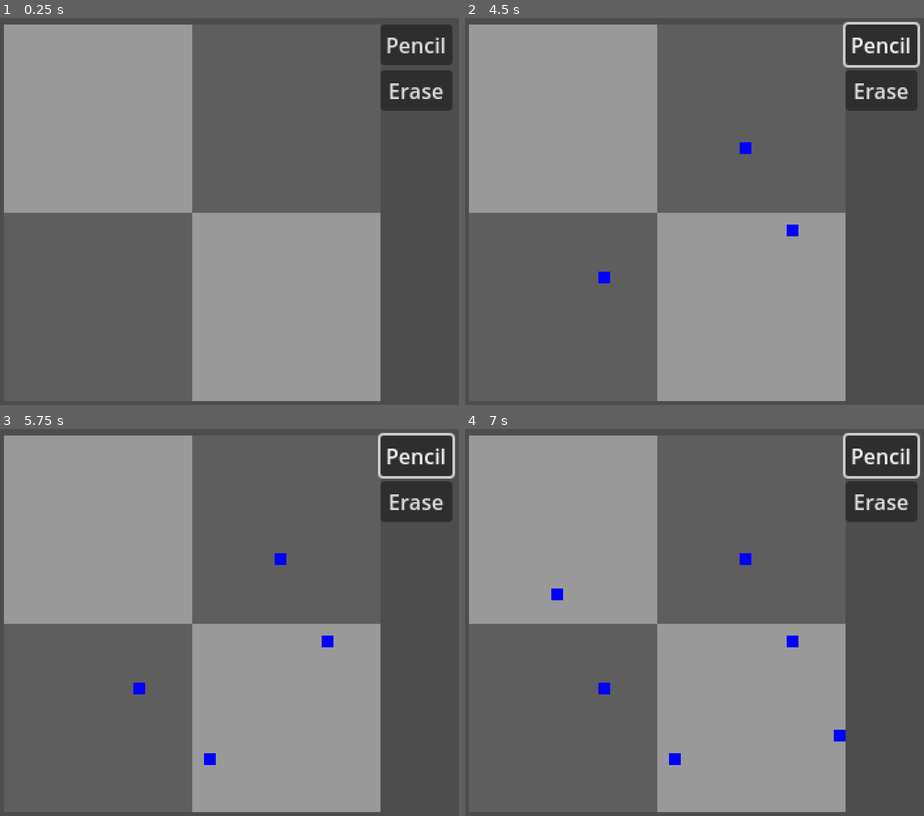
Above: before the commit, frames 1-4 (two rows, left to right).
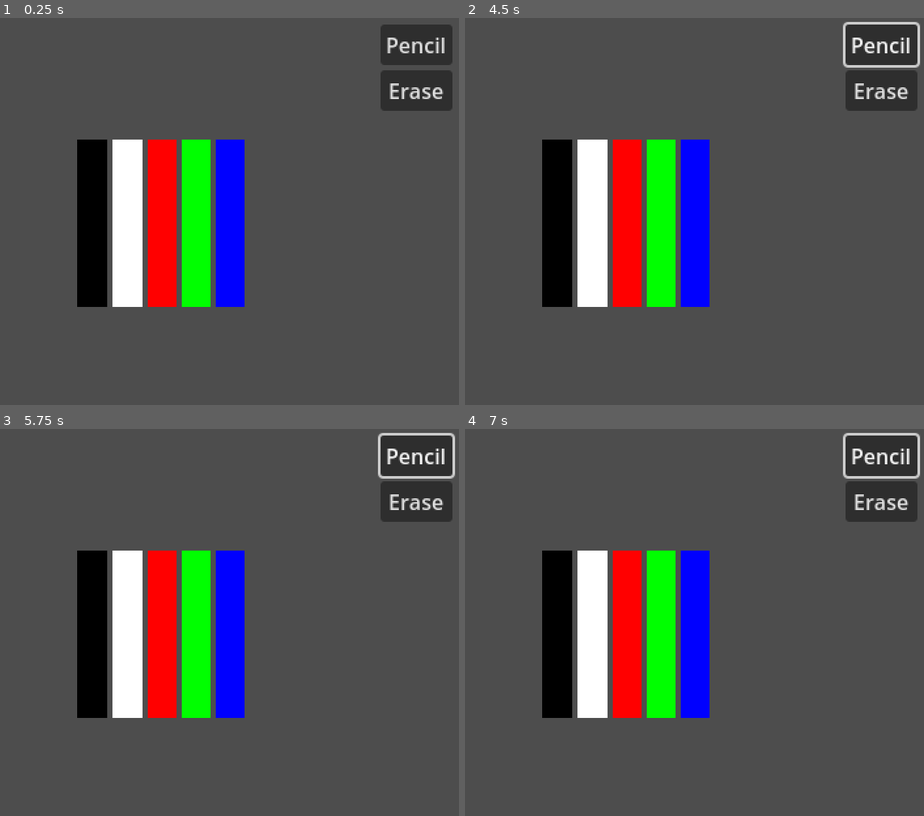
Above: after the commit, the same moments.

Repository: kennethbchen/Fireworkshop-Game
Game: Godot game, scene res://main.tscn
The game is run twice, just before and just after one commit, with the same random seed, the same clock (stepped at 60 frames per second) and the same inputs.
Inputs (mouse positions are in pixels of both pictures, inside the frame that each line leads up to):
- Up to frame 1 (0.25 s): no input
- Up to frame 2 (4.5 s): click "Pencil" at 0.5 s; click "Pencil" at 1.25 s; click "Pencil" at 2 s; tap Enter at 2.75, 4.25 s; move the mouse to (795, 226) at 2.77 s; click (795, 226) at 2.92 s; tap Space at 3.5 s; move the mouse to (598, 273) at 3.52 s; click (598, 273) at 3.67 s; move the mouse to (740, 145) at 4.27 s; click (740, 145) at 4.42 s
- Up to frame 3 (5.75 s): tap Space at 5 s; move the mouse to (206, 754) at 5.02 s; click (206, 754) at 5.17 s
- Up to frame 4 (7 s): tap Enter at 5.75 s; move the mouse to (836, 730) at 5.77 s; click (836, 730) at 5.92 s; tap Space at 6.5 s; move the mouse to (552, 591) at 6.52 s; click (552, 591) at 6.67 s

The runs differ from the first frame. In frame 1, 47% of the frame differs, in the area x 0-83%, y 1-99%; in frame 2, 47%; in frame 3, 47%; in frame 4, 47%.

Commit message:
Started implementing swatch picker

Diff:
--- a/main.tscn
+++ b/main.tscn
@@ -1,10 +1,11 @@
-[gd_scene load_steps=8 format=3 uid="uid://i7vtjolmol5c"]
+[gd_scene load_steps=9 format=3 uid="uid://i7vtjolmol5c"]
 
 [ext_resource type="Script" path="res://scripts/debug_commands.gd" id="1_255dg"]
 [ext_resource type="Script" path="res://scripts/player_controls.gd" id="2_3u3oc"]
 [ext_resource type="Script" path="res://scripts/frame.gd" id="3_c1rli"]
 [ext_resource type="Script" path="res://scripts/tools/pencil_tool.gd" id="3_ovh5a"]
 [ext_resource type="Script" path="res://scripts/tools/eraser_tool.gd" id="4_x4p8e"]
+[ext_resource type="Script" path="res://scripts/swatch_picker.gd" id="6_f3tm5"]
 
 [sub_resource type="StyleBoxFlat" id="StyleBoxFlat_h6s55"]
 
@@ -33,6 +34,24 @@
 
 [node name="CanvasLayer" type="CanvasLayer" parent="."]
 
+[node name="Control" type="Control" parent="CanvasLayer"]
+layout_mode = 3
+anchors_preset = 0
+offset_left = 64.0
+offset_top = 96.0
+offset_right = 104.0
+offset_bottom = 136.0
+
+[node name="SwatchPicker" type="GridContainer" parent="CanvasLayer/Control"]
+offset_right = 128.0
+offset_bottom = 128.0
+size_flags_horizontal = 3
+size_flags_vertical = 3
+size_flags_stretch_ratio = 0.0
+columns = 2
+script = ExtResource("6_f3tm5")
+colors = Array[Color]([Color(0, 0, 0, 1), Color(1, 1, 1, 1), Color(1, 0, 0, 1), Color(0, 1, 0, 1), Color(0, 0, 1, 1)])
+
 [node name="Tools" type="VBoxContainer" parent="CanvasLayer"]
 offset_left = 296.0
 offset_top = 8.0
@@ -49,6 +68,7 @@
 "
 
 [node name="Frame" type="TextureRect" parent="CanvasLayer"]
+visible = false
 offset_left = 8.0
 offset_top = 8.0
 offset_right = 40.0
--- a/scripts/player_controls.gd
+++ b/scripts/player_controls.gd
@@ -6,7 +6,6 @@
 
 @export var current_tool: Tool
 
-# Called when the node enters the scene tree for the first time.
 func _ready():
 	Input.use_accumulated_input = false
 
--- /dev/null
+++ b/scripts/swatch_picker.gd
@@ -0,0 +1,36 @@
+extends GridContainer
+
+@export var colors: Array[Color]
+
+var swatch_size: int = 64
+
+var rows: int = 1
+
+var selected_color: Color
+
+# Called when the node enters the scene tree for the first time.
+func _ready():
+
+	selected_color = colors[0]
+
+	columns = colors.size()
+
+	for i in range(colors.size()):
+
+		var col_rect: ColorRect = ColorRect.new()
+		add_child(col_rect)
+		col_rect.color = colors[i]
+		col_rect.size = Vector2(swatch_size, swatch_size)
+		col_rect.size_flags_horizontal = Control.SIZE_EXPAND_FILL
+		col_rect.size_flags_vertical = Control.SIZE_EXPAND_FILL
+		col_rect.gui_input.connect(func(event): _on_swatch_gui_input(event, i))
+
+func _on_swatch_gui_input(event: InputEvent, ind: int):
+
+	if event is InputEventMouseButton and event.is_pressed():
+		selected_color = colors[ind]
+		print(selected_color)
+
+# Called every frame. 'delta' is the elapsed time since the previous frame.
+func _process(delta):
+	pass
